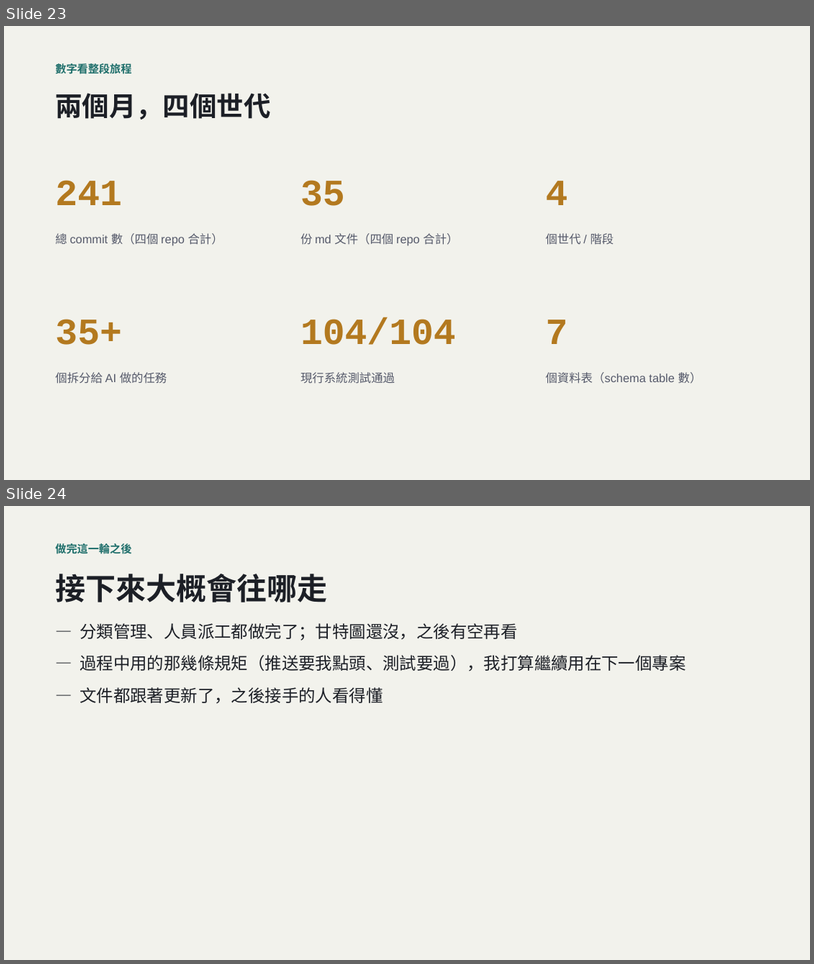
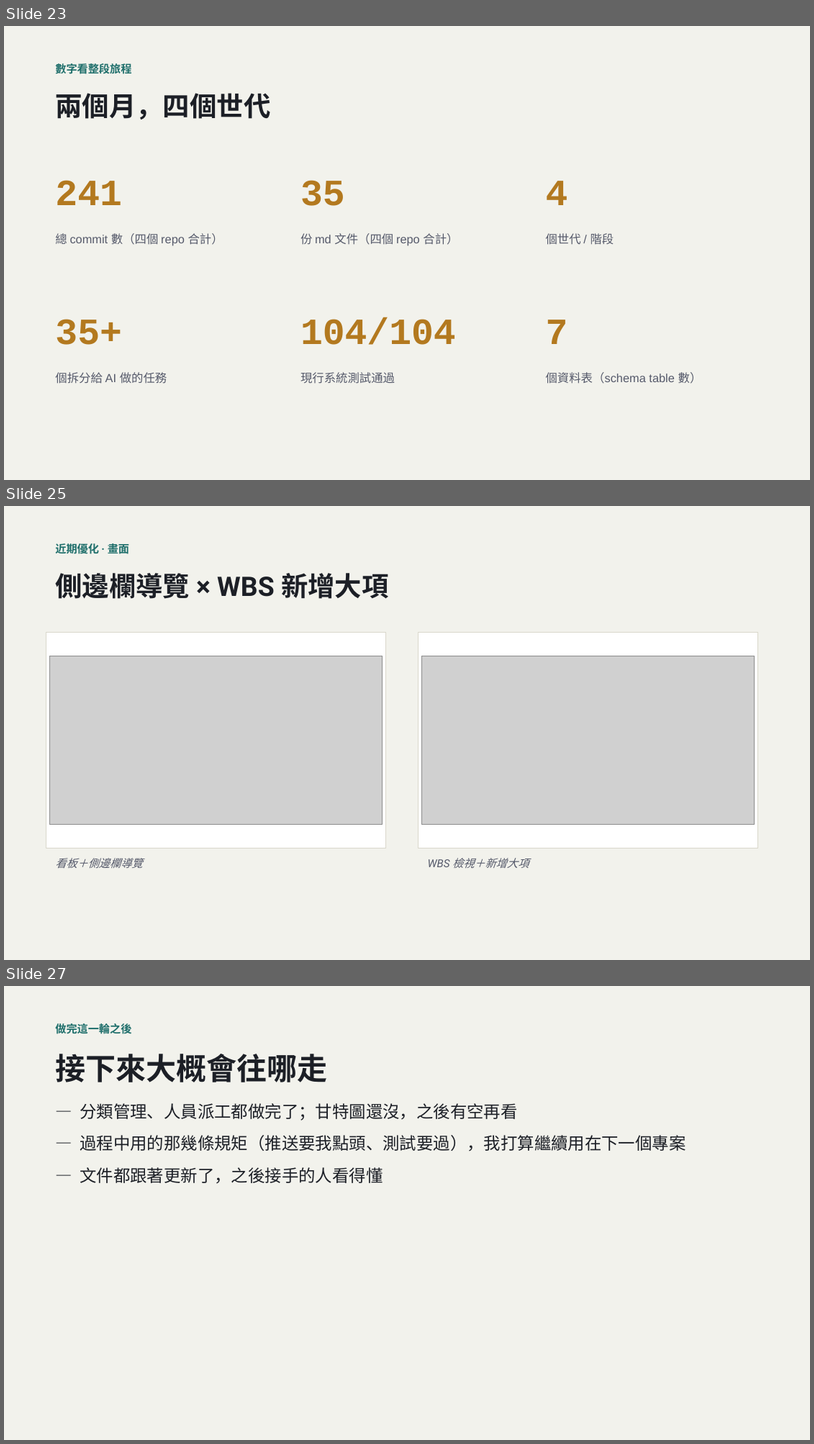
Before and after one commit to LinGaOscar/Spring-MissionBoard, a slide deck: docs/從HTML到SaaS_AI開發技巧回顧.pptx. Shown one above the other, each under a label of ours: slides 23 and 24 before the commit, slides 23, 25 and 27 after it; the slides between them are not shown. The pictures are 814x964 and 814x1444 pixels, drawn with LibreOffice and Linux fonts; fonts in the diff are those of the drawing; grey boxes stand for pictures. Boxes give left, top, right and bottom in pixels: in the first picture for what was removed or moved away, otherwise in the second. Text is boxed around its words. In the diff, an @@ line names an element or a change of style, - is before the commit and + after.

Commit message:
docs: 簡報補上「近期優化」三頁——導覽重構與首頁儀表板
插在「數字看整段旅程」與「做完這一輪之後」中間：文字說明頁＋側邊欄導覽/WBS新增大項雙圖頁＋首頁儀表板單圖頁，樣式沿用既有頁面。

```diff
--- a/docs/從HTML到SaaS_AI開發技巧回顧.pptx
+++ b/docs/從HTML到SaaS_AI開發技巧回顧.pptx
@@ slide 25 added at (4,506,810,960), background #F2F2EC @@
@@ text added at (55,542,129,556), 13 pt, text #1F6F6B, bold @@
+近期優化 · 畫面
@@ text added at (55,573,389,599), 32 pt, text #1C1F26, bold @@
+側邊欄導覽 × WBS 新增大項
@@ rectangle added at (46,633,386,848), fill #FFFFFF, outline #D9D7CB 0.75 pt @@
@@ rectangle added at (418,633,759,848), fill #FFFFFF, outline #D9D7CB 0.75 pt @@
@@ picture added at (49,656,383,824) @@
@@ picture added at (422,656,755,824) @@
@@ text added at (55,858,142,868), 13 pt, text #55596A, italic @@
+看板＋側邊欄導覽
@@ text added at (428,858,529,868), 13 pt, text #55596A, italic @@
+WBS 檢視＋新增大項
@@ what was slide 24 is now slide 27 @@
```
Also in this commit, not shown: 2 slides changed, 2 other slides added.
